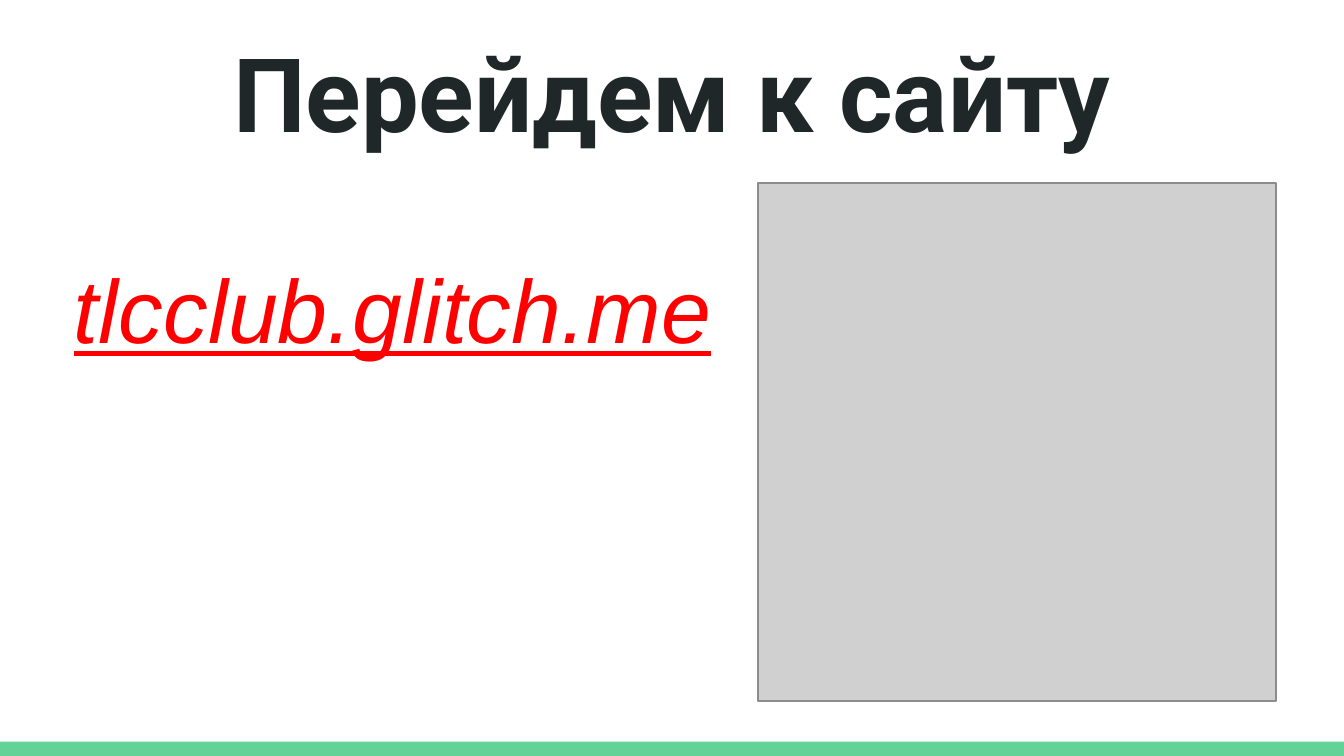
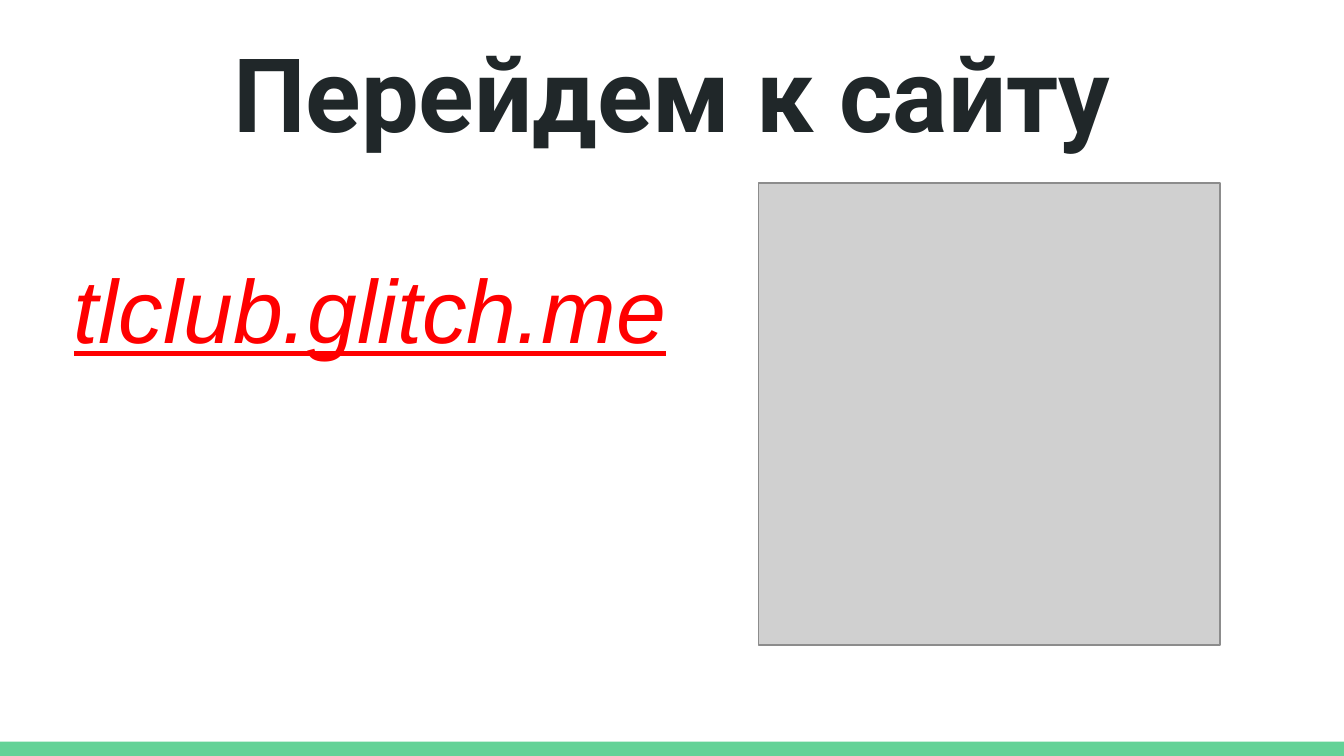
Before and after one commit to MZolotovitskiy/TLC-Club, a slide deck: slide 5 of docs/TLC-Club.pptx. Drawn at 1344x756 pixels with LibreOffice and Linux fonts; fonts in the diff are those of the drawing; grey boxes stand for pictures. Boxes give left, top, right and bottom in pixels: in the first picture for what was removed or moved away, otherwise in the second. Text is boxed around its words. In the diff, an @@ line names an element or a change of style, - is before the commit and + after.

Commit message:
Updated URL-link in TLC-Club.pptx and added moder.py

```diff
--- a/docs/TLC-Club.pptx
+++ b/docs/TLC-Club.pptx
@@ picture: place and size @@
-picture at <box>758,183,1275,700</box>
+picture at <box>758,183,1220,645</box>
@@ text at <box>74,278,666,360</box>: text changed @@
-tlcclub.glitch.me
+tlclub.glitch.me
```
Also in this commit, not shown: 1 other file.
